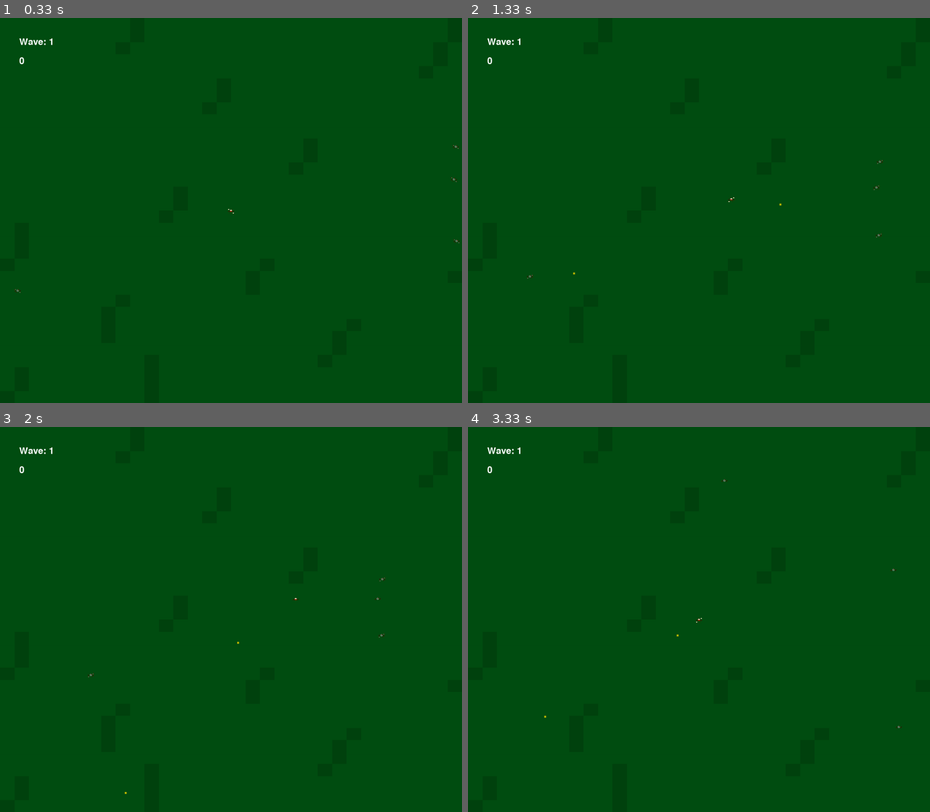
Above: before the commit, frames 1-4 (two rows, left to right).
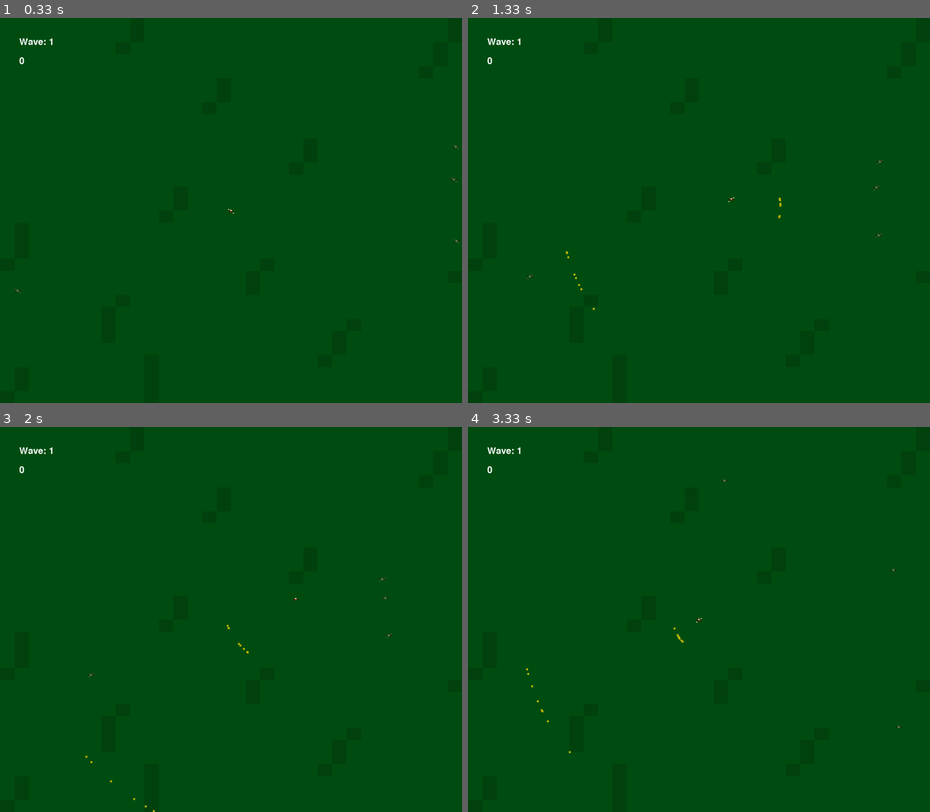
Above: after the commit, the same moments.

Repository: NotMrW/pygamesixtynine
Game: pygame game, started from main.py
Two runs of this game, one before a commit and one after it. Both use one fixed random seed, a clock stepped at 60 frames per second and the inputs below.
Inputs (mouse positions are in pixels of both pictures, inside the frame that each line leads up to):
- Up to frame 1 (0.33 s): no input
- Up to frame 2 (1.33 s): tap Space at 0.33, 0.73, 1.03, 1.23 s; hold Right 0.67-1.13 s; move the mouse to (680, 225) at 0.7 s; hold Up from 1.17 s (still down); move the mouse to (846, 198) at 1.2 s
- Up to frame 3 (2 s): release Up at 1.47 s; hold Right 1.5-1.97 s; move the mouse to (235, 646) at 1.53 s; tap Space at 1.57, 1.87 s
- Up to frame 4 (3.33 s): hold Left 2-2.53 s; move the mouse to (588, 623) at 2.03 s; tap Space at 2.07, 2.37, 2.63, 2.97, 3.27 s; tap K at 2.15 s; hold Down 2.57-2.87 s; move the mouse to (555, 561) at 2.6 s; hold Left 2.9-3.3 s; move the mouse to (555, 708) at 2.93 s

Frame 1 is identical in both runs. In frame 2, less than 0.1% of the frame differs, in the area x 21-68%, y 46-76%; in frame 3, less than 0.1%, in the area x 18-85%, y 44-100%; in frame 4, less than 0.1%.

Commit message:
Corrected Space(button)-fire to shoot properly

Diff:
--- a/main.py
+++ b/main.py
@@ -123,8 +123,7 @@
                     if event.key == pygame.K_s or event.key == pygame.K_DOWN:
                         self.player.moving_down = True
                     if event.key == pygame.K_SPACE:
-                        bullet = Bullet(self)
-                        self.bullets.add(bullet)
+                        self.player.firing = True
                     if event.key == pygame.K_k:
                         for enemy in self.enemies:
                             enemy.kill()
@@ -147,6 +146,8 @@
                         self.player.moving_up = False
                     if event.key == pygame.K_s or event.key == pygame.K_DOWN:
                         self.player.moving_down = False
+                    if event.key == pygame.K_SPACE:
+                        self.player.firing = False
 
 
 
--- a/player.py
+++ b/player.py
@@ -29,7 +29,7 @@
 
         #Variables regarding certain status of the player
         self.status = "none"
-        self.weapon = "devlogger" #List: pistol, automatica, devlogger
+        self.weapon = "shotgun" #List: pistol, automatica, devlogger
         self.firing = False
 
 
